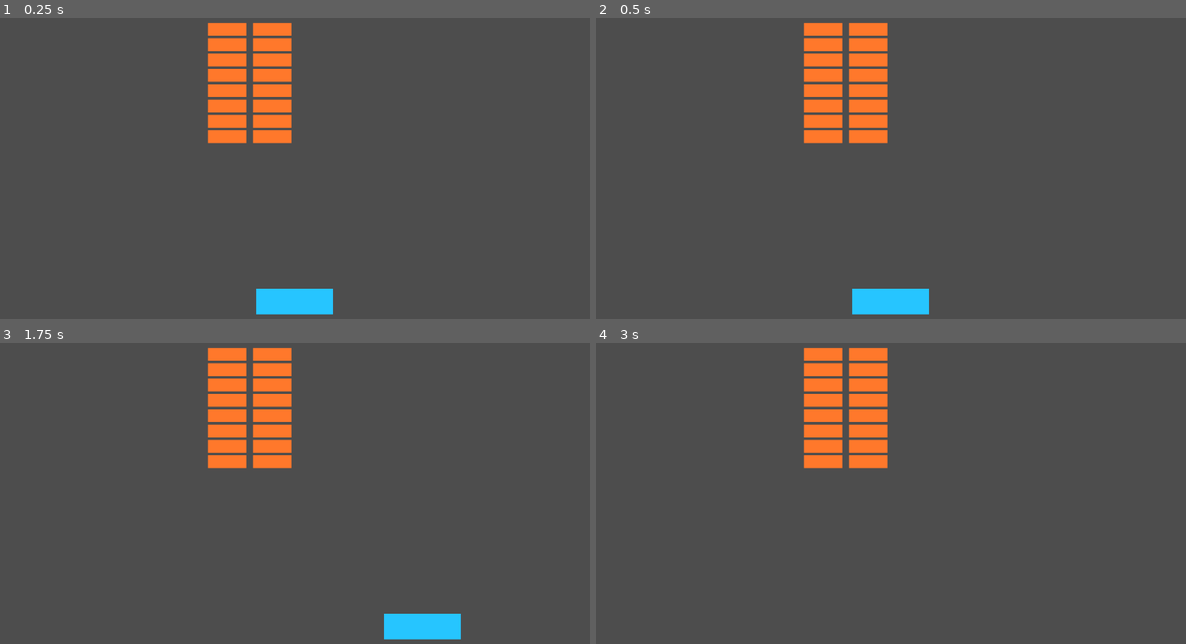
Above: before the commit, frames 1-4 (two rows, left to right).
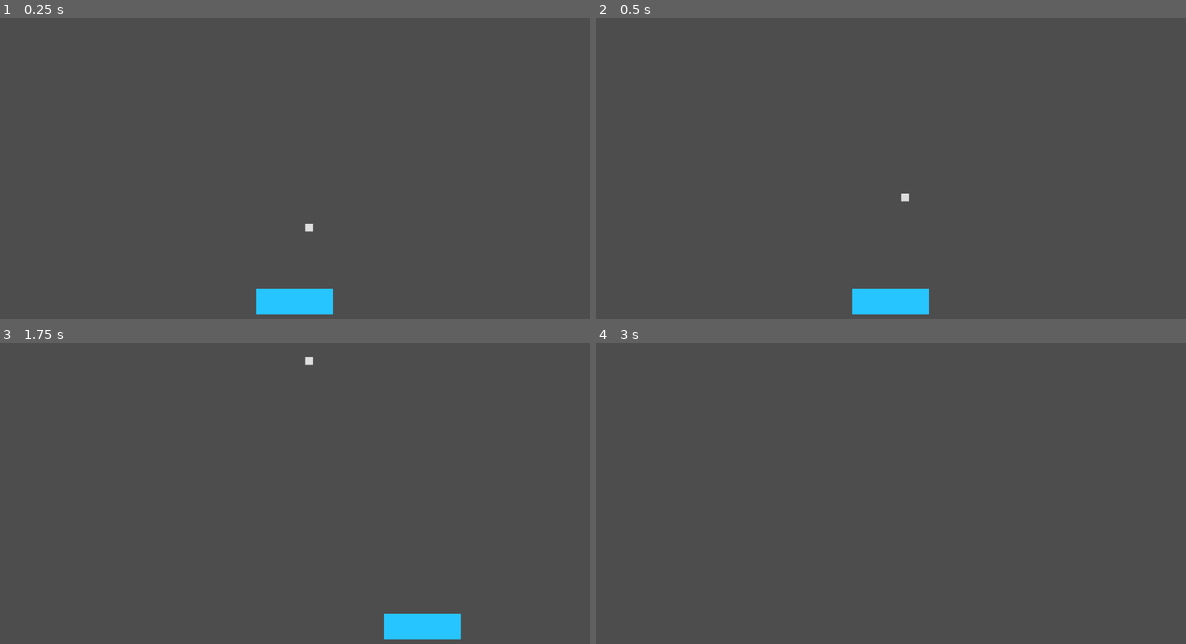
Above: after the commit, the same moments.

Repository: KeiGar/OrbFall
Game: Godot game, scene res://scenes/game.tscn
Two runs of this game, one before a commit and one after it. Both use one fixed random seed, a clock stepped at 60 frames per second and the inputs below.
Inputs:
- Up to frame 1 (0.25 s): no input
- Up to frame 2 (0.5 s): no input
- Up to frame 3 (1.75 s): tap Enter at 0.5 s; hold D (player_moveRight) 0.53-1.28 s; hold A (player_moveLeft) from 1.28 s (still down)
- Up to frame 4 (3 s): release A (player_moveLeft) at 2.03 s; hold D (player_moveRight) from 2.03 s (still down)

The runs differ from the first frame. In frame 1, 4.7% of the frame differs, in the area x 35-54%, y 1-72%; in frame 2, 4.7%; in frame 3, 4.7%; in frame 4, 4.6%.

Commit message:
start of ball script

Diff:
--- /dev/null
+++ b/scenes/ball.gd
@@ -0,0 +1,12 @@
+extends AnimatableBody2D
+
+const SPEED = 500
+var direction
+
+# Called when the node enters the scene tree for the first time.
+func _ready() -> void:
+	direction = Vector2(0,-1)
+
+# Called every frame. 'delta' is the elapsed time since the previous frame.
+func _process(delta: float) -> void:
+	position = position + (direction * SPEED * delta)
--- /dev/null
+++ b/scenes/ball.tscn
@@ -0,0 +1,13 @@
+[gd_scene load_steps=2 format=3 uid="uid://vo133m8mdrx4"]
+
+[ext_resource type="Script" uid="uid://d0d0gi2rp30cl" path="res://scenes/ball.gd" id="1_7s4qf"]
+
+[node name="Ball" type="AnimatableBody2D"]
+script = ExtResource("1_7s4qf")
+
+[node name="Polygon2D" type="Polygon2D" parent="."]
+color = Color(0.873298, 0.873298, 0.873298, 1)
+polygon = PackedVector2Array(0, 0, 1, 0, 1, 1, 0, 1)
+
+[node name="CollisionPolygon2D" type="CollisionPolygon2D" parent="."]
+polygon = PackedVector2Array(0, 0, 1, 0, 1, 1, 0, 1)
--- a/scenes/game.tscn
+++ b/scenes/game.tscn
@@ -1,7 +1,7 @@
 [gd_scene load_steps=3 format=3 uid="uid://dld6rt8cylm2"]
 
 [ext_resource type="PackedScene" uid="uid://bgbrr5h7c8mmi" path="res://scenes/player.tscn" id="1_uwrxv"]
-[ext_resource type="PackedScene" uid="uid://nvmo8vp6gxdv" path="res://scenes/stack.tscn" id="2_yqjtg"]
+[ext_resource type="PackedScene" uid="uid://vo133m8mdrx4" path="res://scenes/ball.tscn" id="2_yqjtg"]
 
 [node name="Game" type="Node2D"]
 
@@ -11,10 +11,6 @@
 position = Vector2(-76, 210)
 scale = Vector2(50, 50)
 
-[node name="Stack" parent="." instance=ExtResource("2_yqjtg")]
-position = Vector2(-82, -100)
-scale = Vector2(25, 25)
-
-[node name="Stack2" parent="." instance=ExtResource("2_yqjtg")]
-position = Vector2(-170, -100)
-scale = Vector2(25, 25)
+[node name="Ball" parent="." instance=ExtResource("2_yqjtg")]
+position = Vector2(20, 141)
+scale = Vector2(15, 15)
Not shown, added: scenes/ball.gd.uid
